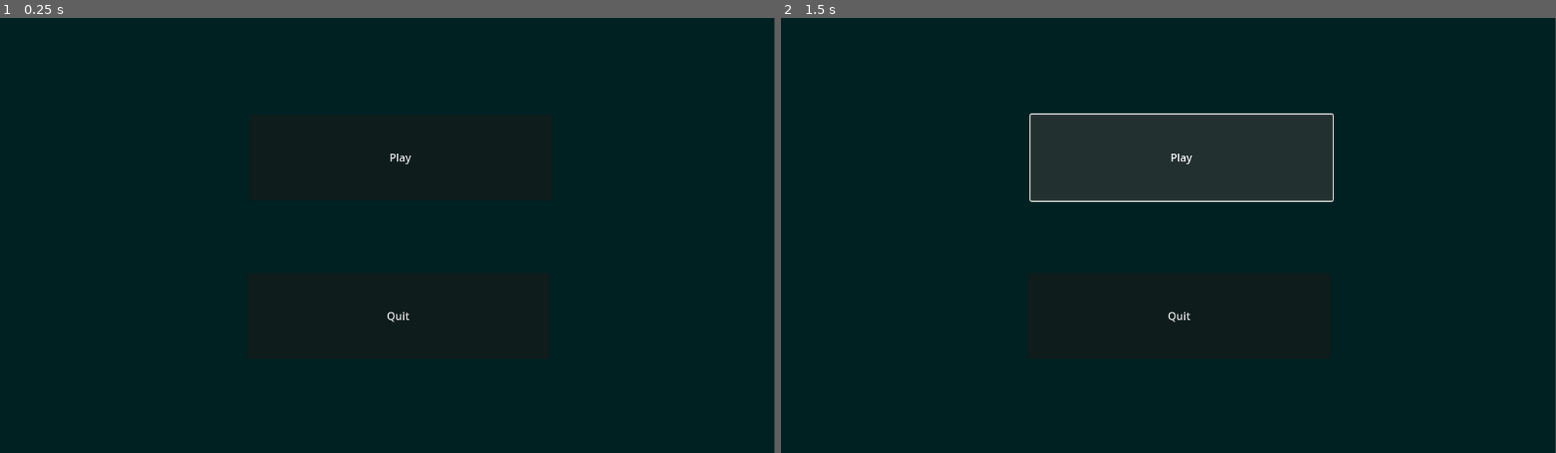
Above: before the commit, frames 1-2 (left to right).
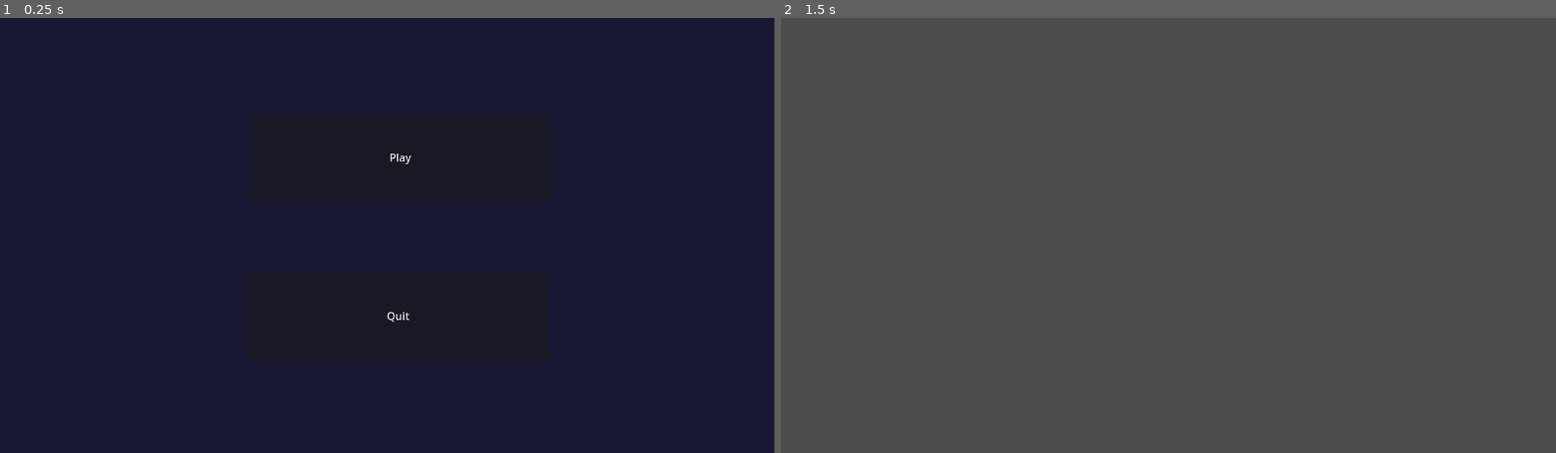
Above: after the commit, the same moments.

Repository: Mex777/BCC
Game: Godot game, scene res://Scenes/MainMenu/main_menu.tscn
The game is run twice, just before and just after one commit, with the same random seed, the same clock (stepped at 60 frames per second) and the same inputs. Before the commit the project starts from res://main_menu.tscn.
Inputs (mouse positions are in pixels of both pictures, inside the frame that each line leads up to):
- Up to frame 1 (0.25 s): no input
- Up to frame 2 (1.5 s): click "Play" at 0.5 s; click (1184, 157) at 1.25 s, where only the run before the commit has a clickable "Play"

The runs differ from the first frame. In frame 2, 100% of the frame differs, in the area x 0-100%, y 0-100%.

Commit message:
Added functionality to main menu

Diff:
--- /dev/null
+++ b/Scenes/MainMenu/main_menu.gd
@@ -0,0 +1,9 @@
+extends Node2D
+
+
+func _on_quit_btn_pressed():
+	get_tree().quit()
+
+
+func _on_play_btn_pressed():
+	get_tree().change_scene_to_file("res://Scenes/World/world.tscn")
--- a/main_menu.tscn
+++ b/Scenes/MainMenu/main_menu.tscn
@@ -1,11 +1,14 @@
-[gd_scene format=3 uid="uid://bd008jmwn1jdj"]
+[gd_scene load_steps=2 format=3 uid="uid://bd008jmwn1jdj"]
+
+[ext_resource type="Script" path="res://Scenes/MainMenu/main_menu.gd" id="1_yf4b0"]
 
 [node name="Main menu" type="Node2D"]
+script = ExtResource("1_yf4b0")
 
 [node name="Background" type="ColorRect" parent="."]
 offset_right = 1151.0
 offset_bottom = 648.0
-color = Color(0, 0.129412, 0.129412, 1)
+color = Color(0.0941176, 0.0901961, 0.203922, 1)
 
 [node name="PlayBtn" type="Button" parent="."]
 offset_left = 371.0
@@ -20,3 +23,6 @@
 offset_right = 817.0
 offset_bottom = 508.0
 text = "Quit"
+
+[connection signal="pressed" from="PlayBtn" to="." method="_on_play_btn_pressed"]
+[connection signal="pressed" from="QuitBtn" to="." method="_on_quit_btn_pressed"]
--- /dev/null
+++ b/Scenes/World/world.tscn
@@ -0,0 +1,3 @@
+[gd_scene format=3 uid="uid://chskgdu1x5wla"]
+
+[node name="World" type="Node2D"]
--- a/project.godot
+++ b/project.godot
@@ -11,7 +11,7 @@
 [application]
 
 config/name="Bcc"
-run/main_scene="res://main_menu.tscn"
+run/main_scene="res://Scenes/MainMenu/main_menu.tscn"
 config/features=PackedStringArray("4.2", "Mobile")
 config/icon="res://icon.svg"
 
